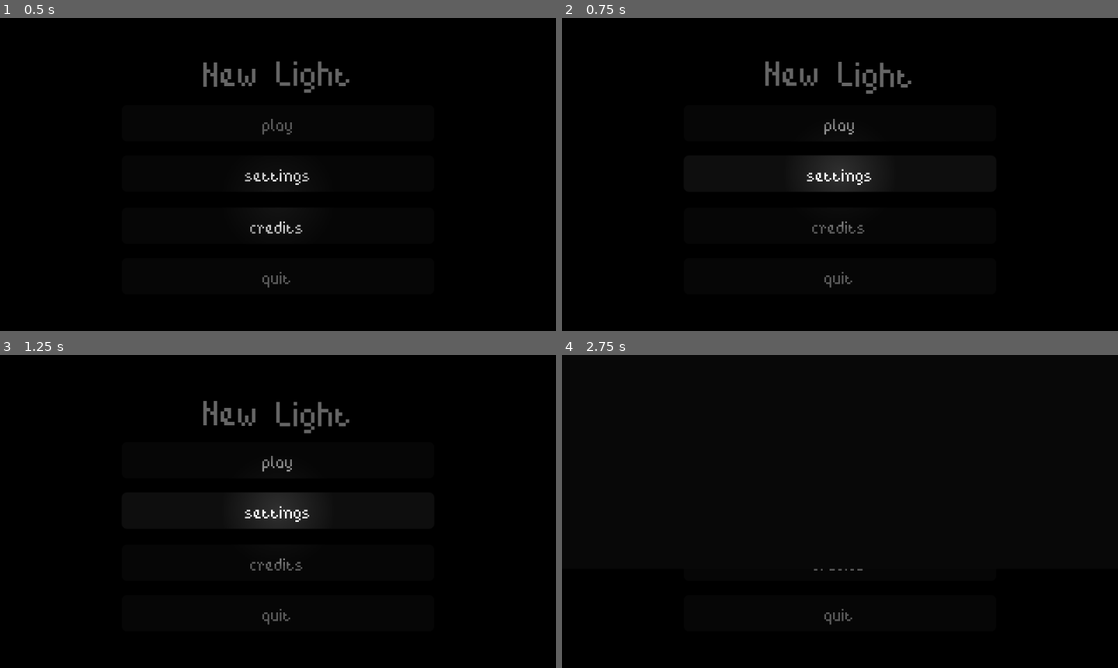
Above: before the commit, frames 1-4 (two rows, left to right).
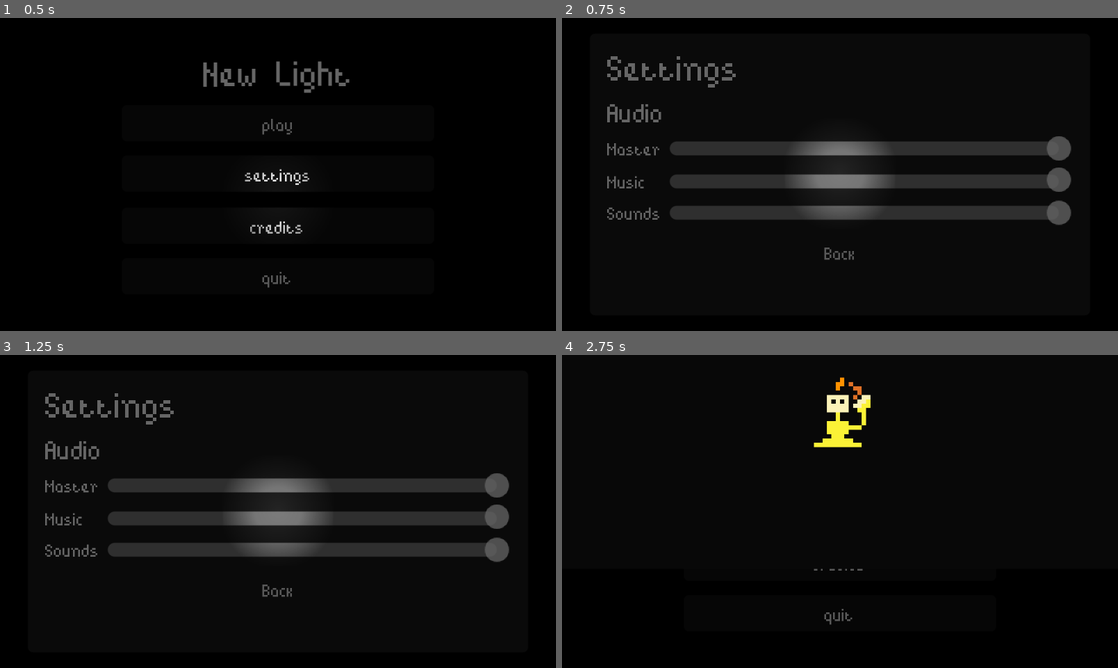
Above: after the commit, the same moments.

Repository: pinkytoefoo/candle
Game: Godot game, scene res://menus/main_menu.tscn
Same seed, same stepped clock (60 frames per second), same inputs: the game is played once before the commit and once after it. This scene is started directly instead of the project's main scene.
Inputs (mouse positions are in pixels of both pictures, inside the frame that each line leads up to):
- Up to frame 1 (0.5 s): no input
- Up to frame 2 (0.75 s): click "settings" at 0.5 s
- Up to frame 3 (1.25 s): no input
- Up to frame 4 (2.75 s): click (840, 589) at 1.25 s, where only the run after the commit has a clickable "Back"; click "play" at 2 s

Frame 1 is identical in both runs. In frame 2, 12% of the frame differs, in the area x 8-92%, y 12-87%; in frame 3, 12%; in frame 4, 0.9%.

Commit message:
cursor, main_menu

Diff:
--- a/globals/loading_screen.tscn
+++ b/globals/loading_screen.tscn
@@ -1,6 +1,7 @@
 [gd_scene format=3 uid="uid://b1yfl3aa31uab"]
 
 [ext_resource type="Script" uid="uid://mi0knjh3r7l3" path="res://globals/loading_screen.gd" id="1_hl651"]
+[ext_resource type="Texture2D" uid="uid://d1c2bmr8fpmn6" path="res://batb_candle.png" id="2_vtujn"]
 
 [node name="CanvasLayer" type="CanvasLayer" unique_id=1102935521 node_paths=PackedStringArray("color_rect")]
 process_mode = 3
@@ -17,7 +18,8 @@
 offset_transform_enabled = true
 color = Color(0.033853266, 0.033853292, 0.033853196, 1)
 
-[node name="TextureRect" type="TextureRect" parent="." unique_id=1815311795]
+[node name="TextureRect" type="TextureRect" parent="ColorRect" unique_id=1815311795]
+layout_mode = 1
 anchors_preset = 8
 anchor_left = 0.5
 anchor_top = 0.5
@@ -29,3 +31,4 @@
 offset_bottom = 20.0
 grow_horizontal = 2
 grow_vertical = 2
+texture = ExtResource("2_vtujn")
--- a/menus/main_menu.gd
+++ b/menus/main_menu.gd
@@ -1,11 +1,12 @@
 extends Control
 
 
-@export var light: PointLight2D
 @export var play_button: Button
 @export var settings_button: Button
 @export var credits_button: Button
 @export var quit_button: Button
+@export var settings_overlay: PanelContainer
+@export var light: PointLight2D
 
 func _ready() -> void:
 	play_button.pressed.connect(_on_play_pressed)
@@ -21,7 +22,7 @@
 	SceneManager.transition_to(SceneManager.SCENES.DungeonTutorial)
 
 func _on_settings_pressed() -> void:
-	pass
+	settings_overlay.visible = !settings_overlay.visible
 
 func _on_credits_pressed() -> void:
 	pass
--- a/menus/main_menu.tscn
+++ b/menus/main_menu.tscn
@@ -2,7 +2,8 @@
 
 [ext_resource type="FontFile" uid="uid://c23i1xopflnbk" path="res://assets/BitPotion.ttf" id="1_8gy84"]
 [ext_resource type="Script" uid="uid://cs84kf4xl2awh" path="res://menus/main_menu.gd" id="1_ij7vn"]
-[ext_resource type="AudioStream" uid="uid://d0h8qfuwb60pr" path="res://assets/#67 Gift - Orchestrated.WAV" id="3_yjgyn"]
+[ext_resource type="PackedScene" uid="uid://7g38j8jilfie" path="res://menus/ui_elements/settings_overlay.tscn" id="3_rqbgu"]
+[ext_resource type="AudioStream" uid="uid://dfc15gnydypjy" path="res://assets/#68 Goodbye Tales - Orchestrated.WAV" id="3_yjgyn"]
 
 [sub_resource type="Gradient" id="Gradient_yjgyn"]
 offsets = PackedFloat32Array(0, 0.7590361)
@@ -13,7 +14,7 @@
 fill = 1
 fill_from = Vector2(0.5, 0.5)
 
-[node name="Control" type="Control" unique_id=420166789 node_paths=PackedStringArray("light", "play_button", "settings_button", "credits_button", "quit_button")]
+[node name="Control" type="Control" unique_id=420166789 node_paths=PackedStringArray("play_button", "settings_button", "credits_button", "quit_button", "settings_overlay", "light")]
 layout_mode = 3
 anchors_preset = 15
 anchor_right = 1.0
@@ -21,11 +22,12 @@
 grow_horizontal = 2
 grow_vertical = 2
 script = ExtResource("1_ij7vn")
-light = NodePath("PointLight2D")
 play_button = NodePath("VBoxContainer/PlayButton")
 settings_button = NodePath("VBoxContainer/SettingsButton")
 credits_button = NodePath("VBoxContainer/CreditsButton")
 quit_button = NodePath("VBoxContainer/OptionsButton")
+settings_overlay = NodePath("SettingsOverlay")
+light = NodePath("PointLight2D")
 
 [node name="VBoxContainer" type="VBoxContainer" parent="." unique_id=629623247]
 layout_mode = 1
@@ -92,6 +94,10 @@
 position = Vector2(160, 104)
 texture = SubResource("GradientTexture2D_rqbgu")
 
+[node name="SettingsOverlay" parent="." unique_id=1296708987 instance=ExtResource("3_rqbgu")]
+visible = false
+layout_mode = 1
+
 [node name="CanvasModulate" type="CanvasModulate" parent="." unique_id=159941975]
 color = Color(0.40069774, 0.40069774, 0.40069768, 1)
 
--- a/menus/ui_elements/audio_slider.gd
+++ /dev/null
@@ -1,19 +0,0 @@
-extends HBoxContainer
-class_name AudioSlider
-
-@export var label: Label
-@export var slider: HSlider
-@export var bus_name: StringName
-
-var _bus_index: int
-
-func _ready() -> void:
-	_bus_index = AudioServer.get_bus_index(bus_name)
-	slider.value = AudioServer.get_bus_volume_linear(_bus_index)
-	slider.value_changed.connect(_update_slider)
-
-func _update_slider(value: float) -> void:
-	AudioServer.set_bus_volume_db(_bus_index, linear_to_db(value))
-	# a threshold because sliders are so huge on lower res viewports
-	AudioServer.set_bus_mute(_bus_index, value <= 0.05)
-	print(AudioServer.get_bus_volume_linear(_bus_index))
--- /dev/null
+++ b/menus/ui_elements/settings_overlay.gd
@@ -0,0 +1,40 @@
+extends PanelContainer
+class_name SettingsOverlay
+
+@export var master_slider: HSlider
+@export var music_slider: HSlider
+@export var sounds_slider: HSlider
+@export var back_button: Button
+
+var master_bus_idx: int = AudioServer.get_bus_index(&"Master")
+var music_bus_idx: int = AudioServer.get_bus_index(&"Music")
+var sounds_bus_idx: int = AudioServer.get_bus_index(&"Sounds")
+
+func _ready() -> void:
+	#hide()
+	master_slider.value_changed.connect(_master_slider_value_changed)
+	music_slider.value_changed.connect(_music_slider_value_changed)
+	sounds_slider.value_changed.connect(_sounds_slider_value_changed)
+	back_button.pressed.connect(_back_button_pressed)
+
+	master_slider.value = AudioServer.get_bus_volume_linear(master_bus_idx)
+	music_slider.value = AudioServer.get_bus_volume_linear(music_bus_idx)
+	sounds_slider.value = AudioServer.get_bus_volume_linear(sounds_bus_idx)
+
+func toggle_options_menu() -> void:
+	self.visible = !self.visible
+
+func _master_slider_value_changed(value: float) -> void:
+	AudioServer.set_bus_volume_db(master_bus_idx, linear_to_db(value))
+	AudioServer.set_bus_mute(master_bus_idx, value <= 0.05)
+
+func _music_slider_value_changed(value: float) -> void:
+	AudioServer.set_bus_volume_db(music_bus_idx, linear_to_db(value))
+	AudioServer.set_bus_mute(music_bus_idx, value <= 0.05)
+
+func _sounds_slider_value_changed(value: float) -> void:
+	AudioServer.set_bus_volume_db(sounds_bus_idx, linear_to_db(value))
+	AudioServer.set_bus_mute(sounds_bus_idx, value <= 0.05)
+
+func _back_button_pressed() -> void:
+	hide()
--- a/menus/ui_elements/settings_overlay.tscn
+++ b/menus/ui_elements/settings_overlay.tscn
@@ -1,21 +1,21 @@
 [gd_scene format=3 uid="uid://7g38j8jilfie"]
 
+[ext_resource type="Script" uid="uid://brv638uu15tyj" path="res://menus/ui_elements/settings_overlay.gd" id="1_mnr8r"]
 [ext_resource type="Theme" uid="uid://cce3byrmexdc" path="res://resources/main_ui.tres" id="1_q4lte"]
-[ext_resource type="Script" uid="uid://d0idx8oe4d1yl" path="res://menus/ui_elements/audio_slider.gd" id="2_mnr8r"]
 
 [sub_resource type="StyleBoxFlat" id="StyleBoxFlat_q4lte"]
 content_margin_left = 10.0
 content_margin_top = 5.0
-content_margin_right = 0.0
-content_margin_bottom = 0.0
-bg_color = Color(0.1, 0.1, 0.1, 0.6)
+content_margin_right = 10.0
+content_margin_bottom = 5.0
+bg_color = Color(0.101960786, 0.101960786, 0.101960786, 1)
 corner_radius_top_left = 3
 corner_radius_top_right = 3
 corner_radius_bottom_right = 3
 corner_radius_bottom_left = 3
 corner_detail = 5
 
-[node name="SettingsOverlay" type="PanelContainer" unique_id=1296708987]
+[node name="SettingsOverlay" type="PanelContainer" unique_id=1296708987 node_paths=PackedStringArray("master_slider", "music_slider", "sounds_slider", "back_button")]
 anchors_preset = -1
 anchor_left = 0.05
 anchor_top = 0.05
@@ -24,6 +24,11 @@
 grow_horizontal = 2
 grow_vertical = 2
 theme_override_styles/panel = SubResource("StyleBoxFlat_q4lte")
+script = ExtResource("1_mnr8r")
+master_slider = NodePath("VBoxContainer/Master/HSlider")
+music_slider = NodePath("VBoxContainer/Music/HSlider")
+sounds_slider = NodePath("VBoxContainer/Sounds/HSlider")
+back_button = NodePath("VBoxContainer/Button")
 
 [node name="VBoxContainer" type="VBoxContainer" parent="." unique_id=409733867]
 layout_mode = 2
@@ -41,63 +46,60 @@
 text = "Audio"
 fit_content = true
 
-[node name="HBoxContainer" type="HBoxContainer" parent="VBoxContainer" unique_id=177282698 node_paths=PackedStringArray("label", "slider")]
+[node name="Master" type="HBoxContainer" parent="VBoxContainer" unique_id=177282698]
 layout_mode = 2
-script = ExtResource("2_mnr8r")
-label = NodePath("Label")
-slider = NodePath("HSlider")
-bus_name = &"Master"
 
-[node name="Label" type="Label" parent="VBoxContainer/HBoxContainer" unique_id=1119982675]
+[node name="Label" type="Label" parent="VBoxContainer/Master" unique_id=1119982675]
 custom_minimum_size = Vector2(32, 0)
 layout_mode = 2
 theme = ExtResource("1_q4lte")
 text = "Master"
 
-[node name="HSlider" type="HSlider" parent="VBoxContainer/HBoxContainer" unique_id=344828221]
+[node name="HSlider" type="HSlider" parent="VBoxContainer/Master" unique_id=344828221]
 layout_mode = 2
 size_flags_horizontal = 3
 size_flags_vertical = 4
 max_value = 1.0
 step = 0.01
 
-[node name="HBoxContainer2" type="HBoxContainer" parent="VBoxContainer" unique_id=526901578 node_paths=PackedStringArray("label", "slider")]
+[node name="Music" type="HBoxContainer" parent="VBoxContainer" unique_id=1873669792]
 layout_mode = 2
-script = ExtResource("2_mnr8r")
-label = NodePath("Label")
-slider = NodePath("HSlider")
-bus_name = &"Master"
 
-[node name="Label" type="Label" parent="VBoxContainer/HBoxContainer2" unique_id=1857880141]
+[node name="Label" type="Label" parent="VBoxContainer/Music" unique_id=502167262]
 custom_minimum_size = Vector2(32, 0)
 layout_mode = 2
 theme = ExtResource("1_q4lte")
-text = "Sounds"
+text = "Music"
 
-[node name="HSlider" type="HSlider" parent="VBoxContainer/HBoxContainer2" unique_id=1022912899]
+[node name="HSlider" type="HSlider" parent="VBoxContainer/Music" unique_id=1968467982]
+custom_maximum_size = Vector2(-1, 5)
 layout_mode = 2
 size_flags_horizontal = 3
 size_flags_vertical = 4
 max_value = 1.0
 step = 0.01
 
-[node name="HBoxContainer3" type="HBoxContainer" parent="VBoxContainer" unique_id=1873669792 node_paths=PackedStringArray("label", "slider")]
+[node name="Sounds" type="HBoxContainer" parent="VBoxContainer" unique_id=526901578]
 layout_mode = 2
-script = ExtResource("2_mnr8r")
-label = NodePath("Label")
-slider = NodePath("HSlider")
-bus_name = &"Master"
 
-[node name="Label" type="Label" parent="VBoxContainer/HBoxContainer3" unique_id=502167262]
+[node name="Label" type="Label" parent="VBoxContainer/Sounds" unique_id=1857880141]
 custom_minimum_size = Vector2(32, 0)
 layout_mode = 2
 theme = ExtResource("1_q4lte")
-text = "Music"
+text = "Sounds"
 
-[node name="HSlider" type="HSlider" parent="VBoxContainer/HBoxContainer3" unique_id=1968467982]
-custom_maximum_size = Vector2(-1, 5)
+[node name="HSlider" type="HSlider" parent="VBoxContainer/Sounds" unique_id=1022912899]
 layout_mode = 2
 size_flags_horizontal = 3
 size_flags_vertical = 4
 max_value = 1.0
 step = 0.01
+
+[node name="Button" type="Button" parent="VBoxContainer" unique_id=2156452]
+custom_minimum_size = Vector2(64, 0)
+custom_maximum_size = Vector2(64, -1)
+layout_mode = 2
+size_flags_horizontal = 4
+size_flags_vertical = 4
+theme = ExtResource("1_q4lte")
+text = "Back"
--- a/project.godot
+++ b/project.godot
@@ -33,7 +33,7 @@
 window/stretch/mode="canvas_items"
 window/stretch/aspect="expand"
 window/stretch/scale_mode="integer"
-mouse_cursor/custom_image="uid://2qs0bo1kxhcw"
+mouse_cursor/custom_image="uid://k58kga5e7oi3"
 
 [input]
 
Binary file added: batb_candle.png
Not shown, added: batb_candle.png.import
Binary file added: cursor.png
Not shown, added: cursor.png.import
Binary file added: cursor_upscaled.png
Not shown, added: cursor_upscaled.png.import
Not shown, removed: menus/ui_elements/audio_slider.gd.uid
Not shown, added: menus/ui_elements/settings_overlay.gd.uid
